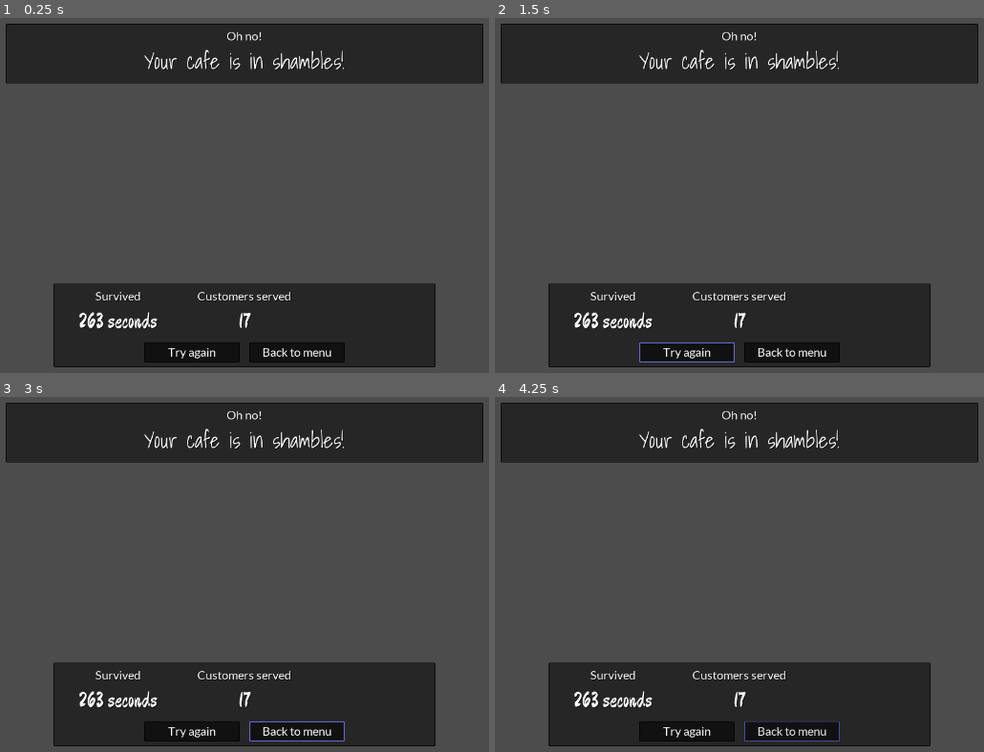
Above: before the commit, frames 1-4 (two rows, left to right).
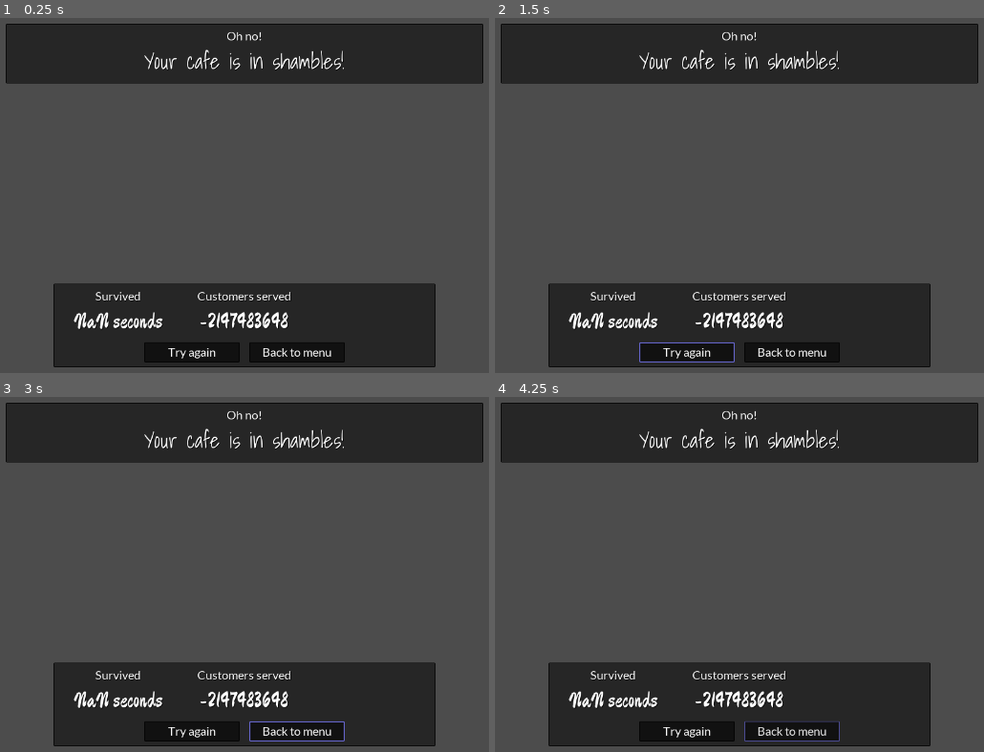
Above: after the commit, the same moments.

Repository: outfrost/ld49
Game: Godot game, scene res://game/hud/GameOverOverlay.tscn
The game is run twice, just before and just after one commit, with the same random seed, the same clock (stepped at 60 frames per second) and the same inputs. This scene is started directly instead of the project's main scene.
Inputs (mouse positions are in pixels of both pictures, inside the frame that each line leads up to):
- Up to frame 1 (0.25 s): no input
- Up to frame 2 (1.5 s): click "Try again" at 0.5 s; click "Try again" at 1.25 s
- Up to frame 3 (3 s): click "Try again" at 2 s; click "Back to menu" at 2.75 s
- Up to frame 4 (4.25 s): move the mouse to (905, 553) at 3.52 s; click (905, 553) at 3.67 s

The runs differ from the first frame. In frame 1, 0.9% of the frame differs, in the area x 15-59%, y 82-88%; in frame 2, 0.9%; in frame 3, 0.9%; in frame 4, 0.9%.

Commit message:
Script game over UI; fix some other code

Diff:
--- a/game/ActivityButton.gd
+++ b/game/ActivityButton.gd
@@ -10,4 +10,4 @@
 	activity = a
 
 func _pressed():
-	get_node(@"/root/Game").set_activity(activity)
+	get_node(@"/root/Game").set_activity(activity, null, "")
--- a/game/Game.gd
+++ b/game/Game.gd
@@ -45,6 +45,8 @@
 # NOTE: should likely be a bunch of nodes in the scene graph somewhere
 # TODO: populate customers
 var customers: Array = []
+
+var customers_served: int = 0
 
 var debug: Reference
 
@@ -113,14 +115,14 @@
 		# TODO: implement gameover lose
 		print("LOST")
 		is_running = false
-		game_over_overlay.show()
+		game_over_overlay.show_game_lost()
 
 	if time_elapsed >= game_duration:
 		# Player wins
 		# TODO: implement gameover win
 		print("WON")
 		is_running = false
-		game_over_overlay.show()
+		game_over_overlay.show_game_won()
 
 func on_start_game() -> void:
 	if !skip_menus:
@@ -129,6 +131,40 @@
 
 	main_menu.hide()
 
+	setup()
+
+	transition_screen.fade_out()
+	yield(transition_screen, "animation_finished")
+
+	is_running = true
+
+func back_to_menu() -> void:
+	is_running = false
+
+	transition_screen.fade_in()
+	yield(transition_screen, "animation_finished")
+
+	teardown()
+
+	main_menu.show()
+
+	transition_screen.fade_out()
+
+func restart_game() -> void:
+	is_running = false
+
+	transition_screen.fade_in()
+	yield(transition_screen, "animation_finished")
+
+	teardown()
+	setup()
+
+	transition_screen.fade_out()
+	yield(transition_screen, "animation_finished")
+
+	is_running = true
+
+func setup() -> void:
 	reset()
 
 	# Instantiate level
@@ -143,17 +179,7 @@
 	populate_activity_buttons()
 	restart_passive_effects()
 
-	transition_screen.fade_out()
-	yield(transition_screen, "animation_finished")
-
-	is_running = true
-
-func back_to_menu() -> void:
-	is_running = false
-
-	transition_screen.fade_in()
-	yield(transition_screen, "animation_finished")
-
+func teardown() -> void:
 	game_over_overlay.hide()
 
 	# Delete level instance
@@ -161,45 +187,12 @@
 	level.queue_free()
 
 	clear_activity_buttons()
-
-	main_menu.show()
-
-	transition_screen.fade_out()
-
-func restart_game() -> void:
-	is_running = false
-
-	transition_screen.fade_in()
-	yield(transition_screen, "animation_finished")
-
-	game_over_overlay.hide()
-
-	# Delete level instance
-	level_container.remove_child(level)
-	level.queue_free()
-
-	clear_activity_buttons()
-
-	reset()
-
-	# Instantiate level
-	level = level_scene.instance()
-	level_container.add_child(level)
-
-	# TODO: populate activities
-	# NOTE: activities should be a part of a level
-	populate_activity_buttons()
-	restart_passive_effects()
-
-	transition_screen.fade_out()
-	yield(transition_screen, "animation_finished")
-
-	is_running = true
 
 func reset() -> void:
 	temper = temper_initial
 	temperature = temperature_initial
 	time_elapsed = 0.0
+	customers_served = 0
 
 func restart_passive_effects() -> void:
 	if !passive_effects.size():
@@ -257,7 +250,8 @@
 		return
 	var activity = activity_popped["activity"]
 	var position: Position3D = activity_popped["position_marker"]
-	activity_popped["caller"].call(activity_popped["callback_name"])
+	if activity_popped["caller"] and !activity_popped["callback_name"].empty():
+		activity_popped["caller"].call(activity_popped["callback_name"])
 	if activity_popped["position_marker"]:
 		# TODO: teleport player to the marker and set their rotation
 		pass
--- a/game/hud/GameOverOverlay.gd
+++ b/game/hud/GameOverOverlay.gd
@@ -1,10 +1,27 @@
 extends Control
 
+onready var game = find_parent("Game")
+
 func _ready() -> void:
-	var game = find_parent("Game")
 	if !game:
 		printerr("No Game controller found!")
 		print_stack()
 		return
 	$BottomPanel/TryAgainButton.connect("pressed", game, "restart_game")
 	$BottomPanel/BackToMenuButton.connect("pressed", game, "back_to_menu")
+
+func show_game_lost() -> void:
+	$TopPanel/Label1.text = "Oh no!"
+	$TopPanel/Label2.text = "You lost!"
+	update_stats_display()
+	show()
+
+func show_game_won() -> void:
+	$TopPanel/Label1.text = "Well done!"
+	$TopPanel/Label2.text = "You have surived the day!"
+	update_stats_display()
+	show()
+
+func update_stats_display() -> void:
+	$BottomPanel/TimeSurvivedValue.text = "%.0f seconds" % game.time_elapsed
+	$BottomPanel/CustomersValue.text = "%d" % game.customers_served
--- a/game/hud/GameOverOverlay.tscn
+++ b/game/hud/GameOverOverlay.tscn
@@ -89,9 +89,12 @@
 margin_bottom = 96.0
 grow_horizontal = 2
 custom_fonts/font = ExtResource( 4 )
-text = "263 seconds"
+text = "NaN seconds"
 align = 1
 valign = 1
+__meta__ = {
+"_edit_use_anchors_": false
+}
 
 [node name="CustomersCaption" type="Label" parent="BottomPanel"]
 anchor_left = 0.333
@@ -113,7 +116,7 @@
 margin_bottom = 96.0
 grow_horizontal = 2
 custom_fonts/font = ExtResource( 4 )
-text = "17"
+text = "-2147483648"
 align = 1
 valign = 1
 
